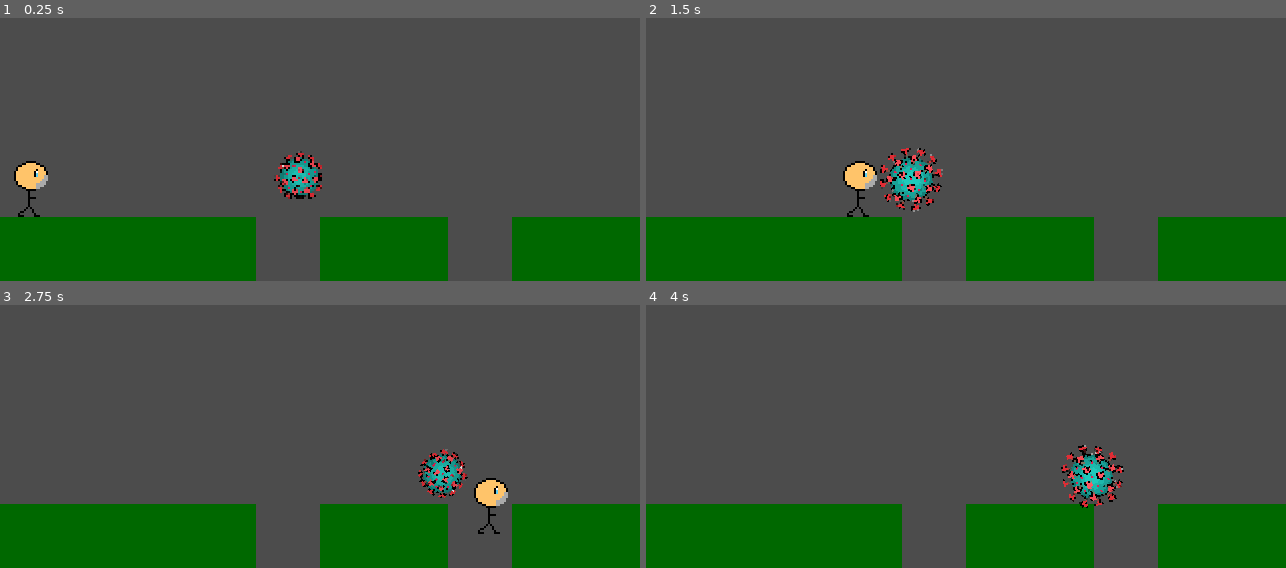
Above: before the commit, frames 1-4 (two rows, left to right).
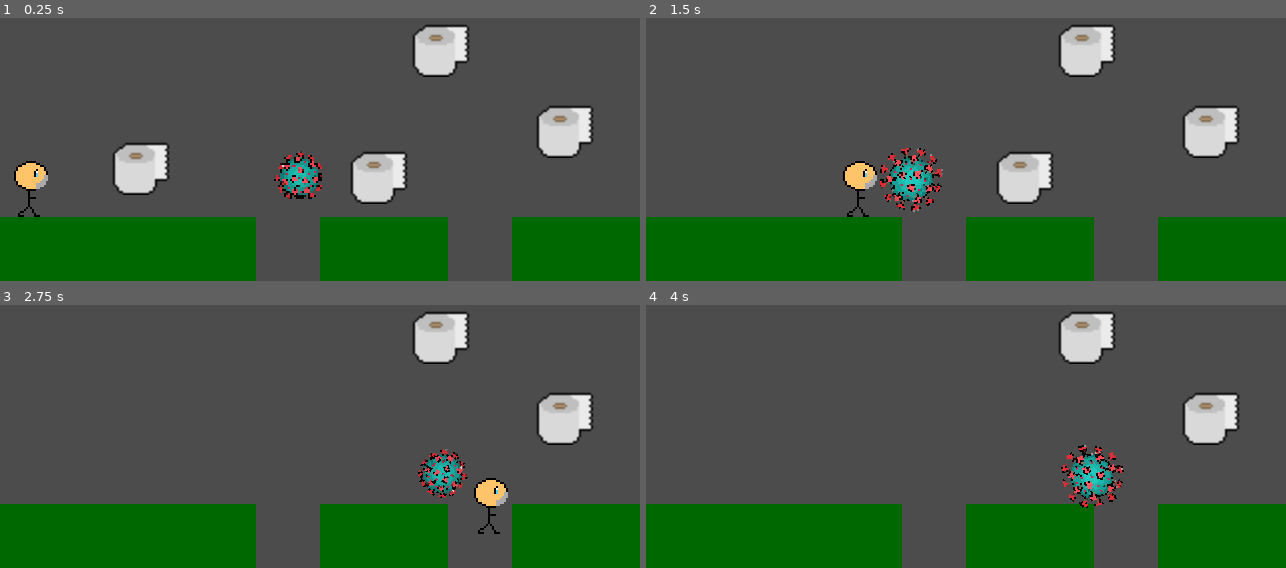
Above: after the commit, the same moments.

Repository: progsource/ssj2020_1
Game: Godot game, scene res://scenes/Game.tscn
Same seed, same stepped clock (60 frames per second), same inputs: the game is played once before the commit and once after it.
Inputs:
- Up to frame 1 (0.25 s): no input
- Up to frame 2 (1.5 s): hold Right (ui_right) from 0.53 s (still down); tap Space (ui_select) at 0.77 s
- Up to frame 3 (2.75 s): tap Space (ui_select) at 1.52 s; release Right (ui_right) at 2.03 s; hold Left (ui_left) from 2.03 s (still down)
- Up to frame 4 (4 s): release Left (ui_left) at 2.78 s; hold Right (ui_right) from 2.78 s (still down); tap Space (ui_select) at 3.02, 3.77 s

The runs differ from the first frame. In frame 1, 5.9% of the frame differs, in the area x 17-93%, y 2-71%; in frame 2, 4.4%; in frame 3, 2.9%; in frame 4, 2.9%.

Commit message:
toiletpaper script

Diff:
--- /dev/null
+++ b/code/packed/Toiletpaper.tscn
@@ -0,0 +1,19 @@
+[gd_scene load_steps=4 format=2]
+
+[ext_resource path="res://scripts/Toiletpaper.gd" type="Script" id=1]
+[ext_resource path="res://assets/gfx/item/toiletpaper.png" type="Texture" id=2]
+
+[sub_resource type="RectangleShape2D" id=1]
+extents = Vector2( 14, 13 )
+
+[node name="Toiletpaper" type="Area2D"]
+script = ExtResource( 1 )
+
+[node name="CollisionShape2D" type="CollisionShape2D" parent="."]
+position = Vector2( 0, -13 )
+shape = SubResource( 1 )
+
+[node name="Sprite" type="Sprite" parent="."]
+position = Vector2( 0, -16 )
+texture = ExtResource( 2 )
+[connection signal="body_entered" from="." to="." method="_on_Toiletpaper_body_entered"]
--- a/code/scenes/Game.tscn
+++ b/code/scenes/Game.tscn
@@ -1,8 +1,9 @@
-[gd_scene load_steps=4 format=2]
+[gd_scene load_steps=5 format=2]
 
 [ext_resource path="res://packed/Player.tscn" type="PackedScene" id=1]
 [ext_resource path="res://packed/Platform.tscn" type="PackedScene" id=2]
 [ext_resource path="res://packed/Virus.tscn" type="PackedScene" id=3]
+[ext_resource path="res://packed/Toiletpaper.tscn" type="PackedScene" id=4]
 
 [node name="Game" type="Node2D"]
 
@@ -23,3 +24,17 @@
 
 [node name="Virus" parent="." instance=ExtResource( 3 )]
 position = Vector2( 150, 128 )
+
+[node name="Items" type="Node" parent="."]
+
+[node name="Toiletpaper" parent="Items" instance=ExtResource( 4 )]
+position = Vector2( 70.307, 137.039 )
+
+[node name="Toiletpaper2" parent="Items" instance=ExtResource( 4 )]
+position = Vector2( 189.471, 141.408 )
+
+[node name="Toiletpaper3" parent="Items" instance=ExtResource( 4 )]
+position = Vector2( 220.454, 77.854 )
+
+[node name="Toiletpaper4" parent="Items" instance=ExtResource( 4 )]
+position = Vector2( 282.42, 118.37 )
--- /dev/null
+++ b/code/scripts/Toiletpaper.gd
@@ -0,0 +1,15 @@
+extends Area2D
+
+func _ready():
+	add_to_group("item")
+	# warning-ignore:return_value_discarded
+	EventBus.connect("item_picked_up", self, "_on_item_picked_up")
+
+func _on_item_picked_up(sender_id) -> void:
+	if get_instance_id() == sender_id:
+		queue_free()
+
+
+func _on_Toiletpaper_body_entered(body):
+	if body.name == "Player":
+		EventBus.emit_signal("item_picked_up", get_instance_id())
